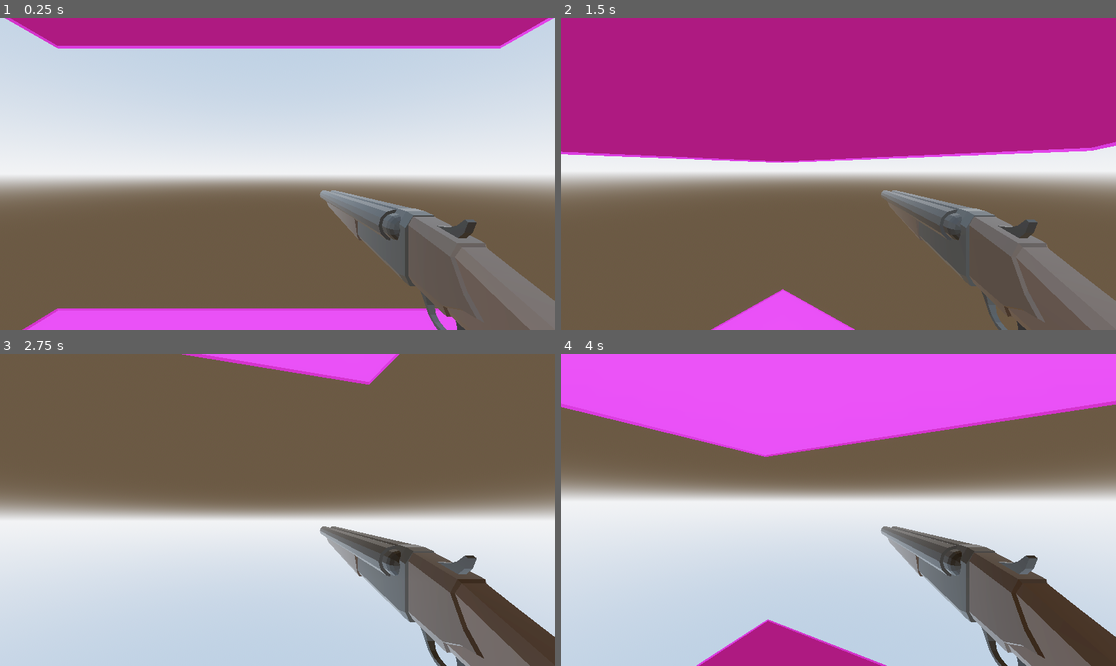
Above: before the commit, frames 1-4 (two rows, left to right).
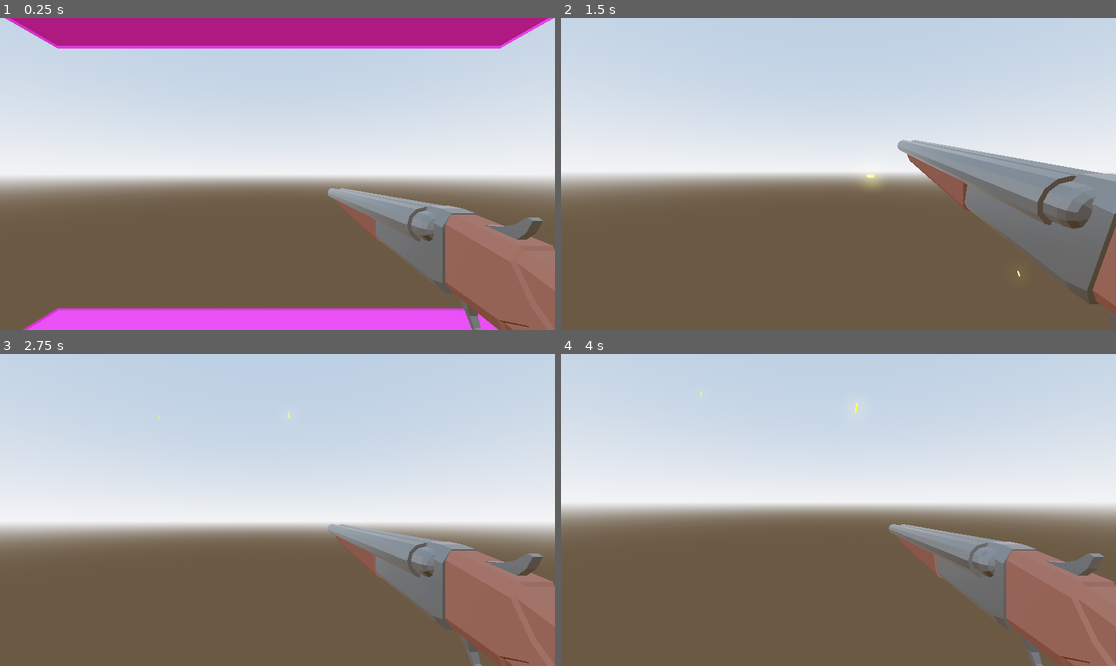
Above: after the commit, the same moments.

Repository: Games4Doritos/UWAGameJam2
Game: Godot game, scene res://Scenes/world.tscn
Same seed, same stepped clock (60 frames per second), same inputs: the game is played once before the commit and once after it. This scene is started directly instead of the project's main scene.
Inputs (mouse positions are in pixels of both pictures, inside the frame that each line leads up to):
- Up to frame 1 (0.25 s): no input
- Up to frame 2 (1.5 s): move the mouse to (866, 174) at 0.52 s; hold W (forward) from 0.53 s (still down); click (866, 174) at 0.6 s; tap Space (jump) at 0.77 s; move the mouse to (810, 174) at 1.27 s; click (810, 174) at 1.35 s
- Up to frame 3 (2.75 s): keep holding W (forward); tap Space (jump) at 1.52 s; move the mouse to (288, 503) at 2.02 s; click (288, 503) at 2.1 s
- Up to frame 4 (4 s): keep holding W (forward); move the mouse to (832, 516) at 2.77 s; click (832, 516) at 2.85 s; tap Space (jump) at 3.02, 3.77 s; move the mouse to (877, 513) at 3.52 s; click (877, 513) at 3.6 s

The runs differ from the first frame. In frame 1, 9.3% of the frame differs, in the area x 57-100%, y 54-100%; in frame 2, 58%; in frame 3, 97%, in the area x 0-100%, y 0-100%; in frame 4, 97%.

Commit message:
feat: created bullets
The shotgun now fires bullets. The bullets fires particles and deletes itself collides with an object.

The bullet autodeletes after 10 seconds.

No code currently to damage enemies or objects.

Diff:
--- /dev/null
+++ b/Scenes/bullet.gd
@@ -0,0 +1,26 @@
+extends Node3D
+
+@onready var mesh = $MeshInstance3D
+@onready var raycast = $RayCast3D
+@onready var particles = $GPUParticles3D
+
+const SPEED = 40.0
+
+# Called when the node enters the scene tree for the first time.
+func _ready() -> void:
+	pass # Replace with function body.
+
+
+# Called every frame. 'delta' is the elapsed time since the previous frame.
+func _process(delta: float) -> void:
+	position += transform.basis * Vector3(SPEED, 0, 0) * delta
+
+	if raycast.is_colliding():
+		mesh.visible = false
+		particles.emitting = true
+		await get_tree().create_timer(1.0).timeout
+		queue_free()
+
+
+func _on_timer_timeout() -> void:
+	queue_free()
--- /dev/null
+++ b/Scenes/bullet.tscn
@@ -0,0 +1,53 @@
+[gd_scene load_steps=7 format=3 uid="uid://ce34pydvq6he1"]
+
+[ext_resource type="Script" uid="uid://bho2q4fvd0g1v" path="res://Scenes/bullet.gd" id="1_xjght"]
+
+[sub_resource type="BoxMesh" id="BoxMesh_4mw4s"]
+
+[sub_resource type="StandardMaterial3D" id="StandardMaterial3D_4mw4s"]
+albedo_color = Color(0.9999997, 0.9017935, 0.5482584, 1)
+emission_enabled = true
+emission = Color(0.9719468, 0.9320157, 1.540184e-06, 1)
+emission_energy_multiplier = 5.0
+
+[sub_resource type="ParticleProcessMaterial" id="ParticleProcessMaterial_xjght"]
+direction = Vector3(-1, 0, 0)
+initial_velocity_min = 3.0
+initial_velocity_max = 5.0
+
+[sub_resource type="StandardMaterial3D" id="StandardMaterial3D_oduel"]
+albedo_color = Color(1, 0.9019608, 0.54901963, 1)
+emission_enabled = true
+emission = Color(0.972549, 0.93333334, 0, 1)
+emission_energy_multiplier = 8.0
+
+[sub_resource type="BoxMesh" id="BoxMesh_ycag2"]
+material = SubResource("StandardMaterial3D_oduel")
+size = Vector3(0.04, 0.04, 0.04)
+
+[node name="Bullet" type="Node3D"]
+script = ExtResource("1_xjght")
+
+[node name="MeshInstance3D" type="MeshInstance3D" parent="."]
+transform = Transform3D(-4.371139e-09, -1, 0, 0.1, -4.371139e-08, 0, 0, 0, 0.1, 0, 0, 0)
+mesh = SubResource("BoxMesh_4mw4s")
+surface_material_override/0 = SubResource("StandardMaterial3D_4mw4s")
+
+[node name="RayCast3D" type="RayCast3D" parent="."]
+transform = Transform3D(1, 0, 0, 0, 1, 0, 0, 0, 1, 0.50485915, 0, 0)
+target_position = Vector3(1, 0, 0)
+
+[node name="GPUParticles3D" type="GPUParticles3D" parent="."]
+transform = Transform3D(1, 0, 0, 0, 1, 0, 0, 0, 1, 1.6020231, 0, 0)
+emitting = false
+one_shot = true
+explosiveness = 1.0
+process_material = SubResource("ParticleProcessMaterial_xjght")
+draw_pass_1 = SubResource("BoxMesh_ycag2")
+
+[node name="Timer" type="Timer" parent="."]
+wait_time = 10.0
+one_shot = true
+autostart = true
+
+[connection signal="timeout" from="Timer" to="." method="_on_timer_timeout"]
--- a/Scenes/player.tscn
+++ b/Scenes/player.tscn
@@ -1,7 +1,7 @@
 [gd_scene load_steps=5 format=3 uid="uid://c32q2juqfnvxl"]
 
 [ext_resource type="Script" uid="uid://dudgtuopdexsv" path="res://Scripts/player.gd" id="1_rpqav"]
-[ext_resource type="PackedScene" uid="uid://darwuw5cvtoq7" path="res://Models/Shotgun Sawed Off.glb" id="2_kyqiw"]
+[ext_resource type="PackedScene" uid="uid://c5sebf5ma32cn" path="res://Scenes/shotgun.tscn" id="2_kyqiw"]
 
 [sub_resource type="CapsuleShape3D" id="CapsuleShape3D_kyqiw"]
 
@@ -30,5 +30,5 @@
 [node name="AxisIndicator" type="Node3D" parent="Yaw/Pitch/Camera3D"]
 transform = Transform3D(1, 0, 0, 0, 1, 0, 0, 0, 1, 0, -0.70562553, 0.325087)
 
-[node name="Shoty" parent="Yaw/Pitch/Camera3D" instance=ExtResource("2_kyqiw")]
-transform = Transform3D(-1.3113416e-08, 0, 0.29999998, 0, 0.29999998, 0, -0.29999998, 0, -1.3113416e-08, 0.29472744, -0.23932004, -0.17904043)
+[node name="shotgun" parent="Yaw/Pitch/Camera3D" instance=ExtResource("2_kyqiw")]
+transform = Transform3D(-1.3113417e-08, 0, 0.3, 0, 0.3, 0, -0.3, 0, -1.3113417e-08, 0.32701033, -0.22464943, -0.12705874)
--- /dev/null
+++ b/Scenes/shotgun.tscn
@@ -0,0 +1,116 @@
+[gd_scene load_steps=10 format=3 uid="uid://c5sebf5ma32cn"]
+
+[ext_resource type="PackedScene" uid="uid://darwuw5cvtoq7" path="res://Models/Shotgun Sawed Off.glb" id="1_0ym6k"]
+
+[sub_resource type="StandardMaterial3D" id="StandardMaterial3D_0ym6k"]
+albedo_color = Color(0.46666667, 0.46666667, 0.46666667, 1)
+metallic = 1.0
+metallic_specular = 1.0
+roughness = 0.4
+
+[sub_resource type="StandardMaterial3D" id="StandardMaterial3D_u0ide"]
+albedo_color = Color(0.5529412, 0.34901962, 0.29411766, 1)
+metallic = 0.2
+metallic_specular = 0.2
+roughness = 0.8
+
+[sub_resource type="StandardMaterial3D" id="StandardMaterial3D_8claw"]
+albedo_color = Color(0.5529412, 0.34901962, 0.29411766, 1)
+metallic = 0.2
+metallic_specular = 0.2
+roughness = 0.8
+
+[sub_resource type="StandardMaterial3D" id="StandardMaterial3D_0vijm"]
+albedo_color = Color(0.46666667, 0.46666667, 0.46666667, 1)
+metallic = 1.0
+metallic_specular = 1.0
+roughness = 0.4
+
+[sub_resource type="StandardMaterial3D" id="StandardMaterial3D_voe37"]
+albedo_color = Color(0.46666667, 0.46666667, 0.46666667, 1)
+metallic = 1.0
+metallic_specular = 1.0
+roughness = 0.4
+
+[sub_resource type="Animation" id="Animation_0ym6k"]
+resource_name = "shoot"
+length = 0.3
+step = 0.01
+tracks/0/type = "value"
+tracks/0/imported = false
+tracks/0/enabled = true
+tracks/0/path = NodePath("RootNode/Shotgun_SawedOff:position")
+tracks/0/interp = 1
+tracks/0/loop_wrap = true
+tracks/0/keys = {
+"times": PackedFloat32Array(0, 0.04, 0.3),
+"transitions": PackedFloat32Array(1, 1, 1),
+"update": 0,
+"values": [Vector3(-0.06826383, 0, 0), Vector3(-0.5, 0, 0), Vector3(0, 0, 0)]
+}
+tracks/1/type = "value"
+tracks/1/imported = false
+tracks/1/enabled = true
+tracks/1/path = NodePath("RootNode/Shotgun_SawedOff:rotation")
+tracks/1/interp = 1
+tracks/1/loop_wrap = true
+tracks/1/keys = {
+"times": PackedFloat32Array(0, 0.04, 0.3),
+"transitions": PackedFloat32Array(1, 1, 1),
+"update": 0,
+"values": [Vector3(-1.5707964, -1.5707964, 1.5707964), Vector3(-1.2217305, -1.5707964, 1.5707964), Vector3(-1.5707964, -1.5707964, 1.5707964)]
+}
+
+[sub_resource type="Animation" id="Animation_u0ide"]
+length = 0.001
+tracks/0/type = "value"
+tracks/0/imported = false
+tracks/0/enabled = true
+tracks/0/path = NodePath("RootNode/Shotgun_SawedOff:position")
+tracks/0/interp = 1
+tracks/0/loop_wrap = true
+tracks/0/keys = {
+"times": PackedFloat32Array(0),
+"transitions": PackedFloat32Array(1),
+"update": 0,
+"values": [Vector3(0, 0, 0)]
+}
+tracks/1/type = "value"
+tracks/1/imported = false
+tracks/1/enabled = true
+tracks/1/path = NodePath("RootNode/Shotgun_SawedOff:rotation")
+tracks/1/interp = 1
+tracks/1/loop_wrap = true
+tracks/1/keys = {
+"times": PackedFloat32Array(0),
+"transitions": PackedFloat32Array(1),
+"update": 0,
+"values": [Vector3(-1.5707964, 0, 0)]
+}
+
+[sub_resource type="AnimationLibrary" id="AnimationLibrary_8claw"]
+_data = {
+&"RESET": SubResource("Animation_u0ide"),
+&"shoot": SubResource("Animation_0ym6k")
+}
+
+[node name="shotgun" instance=ExtResource("1_0ym6k")]
+transform = Transform3D(-1.3113417e-08, 0, 0.3, 0, 0.3, 0, -0.3, 0, -1.3113417e-08, 0, 0, 0)
+
+[node name="Shotgun_SawedOff" parent="RootNode" index="0"]
+transform = Transform3D(100, 0, 0, 0, -4.371139e-06, 100, 0, -100, -4.371139e-06, 0, 0, 0)
+cast_shadow = 0
+surface_material_override/0 = SubResource("StandardMaterial3D_0ym6k")
+surface_material_override/1 = SubResource("StandardMaterial3D_u0ide")
+surface_material_override/2 = SubResource("StandardMaterial3D_8claw")
+surface_material_override/3 = SubResource("StandardMaterial3D_0vijm")
+surface_material_override/4 = SubResource("StandardMaterial3D_voe37")
+
+[node name="AnimationPlayer" type="AnimationPlayer" parent="." index="1"]
+libraries = {
+&"": SubResource("AnimationLibrary_8claw")
+}
+
+[node name="RayCast3D" type="RayCast3D" parent="." index="2"]
+transform = Transform3D(0.99999976, 0, -1.7763568e-14, 0, 0.99999976, 0, 1.7763568e-14, 0, 0.99999976, 3.1856983, 0.37646636, 0.0004039607)
+target_position = Vector3(1, 0, 0)
--- a/Scripts/player.gd
+++ b/Scripts/player.gd
@@ -7,6 +7,11 @@
 @onready var cam = $Yaw/Pitch/Camera3D
 @onready var yaw = $Yaw
 @onready var pitch = $Yaw/Pitch
+@onready var gun_anim = $Yaw/Pitch/Camera3D/shotgun/AnimationPlayer
+@onready var raycast = $Yaw/Pitch/Camera3D/shotgun/RayCast3D
+
+var bullet = preload("res://Scenes/bullet.tscn")
+var bulletInstance
 
 var gravity = ProjectSettings.get_setting("physics/3d/default_gravity")
 var isPaused = false
@@ -31,7 +36,7 @@
 	if event is InputEventMouseButton and event.button_index == MOUSE_BUTTON_LEFT and not pauseMenu.isPaused and event.pressed and not pauseMenu.leftmouseDead:
 		gravity = -gravity
 
-		flip_gravity()
+		#flip_gravity()
 
 
 	if event is InputEventMouseMotion:
@@ -65,4 +70,11 @@
 
 		position += movement_dir_3d * SPEED * delta
 
+		if Input.is_action_just_pressed("shoot") and !gun_anim.is_playing():
+			gun_anim.play("shoot")
+			bulletInstance = bullet.instantiate()
+			bulletInstance.position = raycast.global_position
+			bulletInstance.transform.basis = raycast.global_transform.basis
+			get_parent().add_child(bulletInstance)
+
 	move_and_slide()
--- a/project.godot
+++ b/project.godot
@@ -51,3 +51,8 @@
 "events": [Object(InputEventKey,"resource_local_to_scene":false,"resource_name":"","device":-1,"window_id":0,"alt_press …(191 unchanged characters)…
 ]
 }
+shoot={
+"deadzone": 0.2,
+"events": [Object(InputEventMouseButton,"resource_local_to_scene":false,"resource_name":"","device":-1,"window_id":0,"alt_pressed":false,"shift_pressed":false,"ctrl_pressed":false,"meta_pressed":false,"button_mask":1,"position":Vector2(133, 15),"global_position":Vector2(142, 63),"factor":1.0,"button_index":1,"canceled":false,"pressed":true,"double_click":false,"script":null)
+]
+}
Not shown, added: Scenes/bullet.gd.uid
